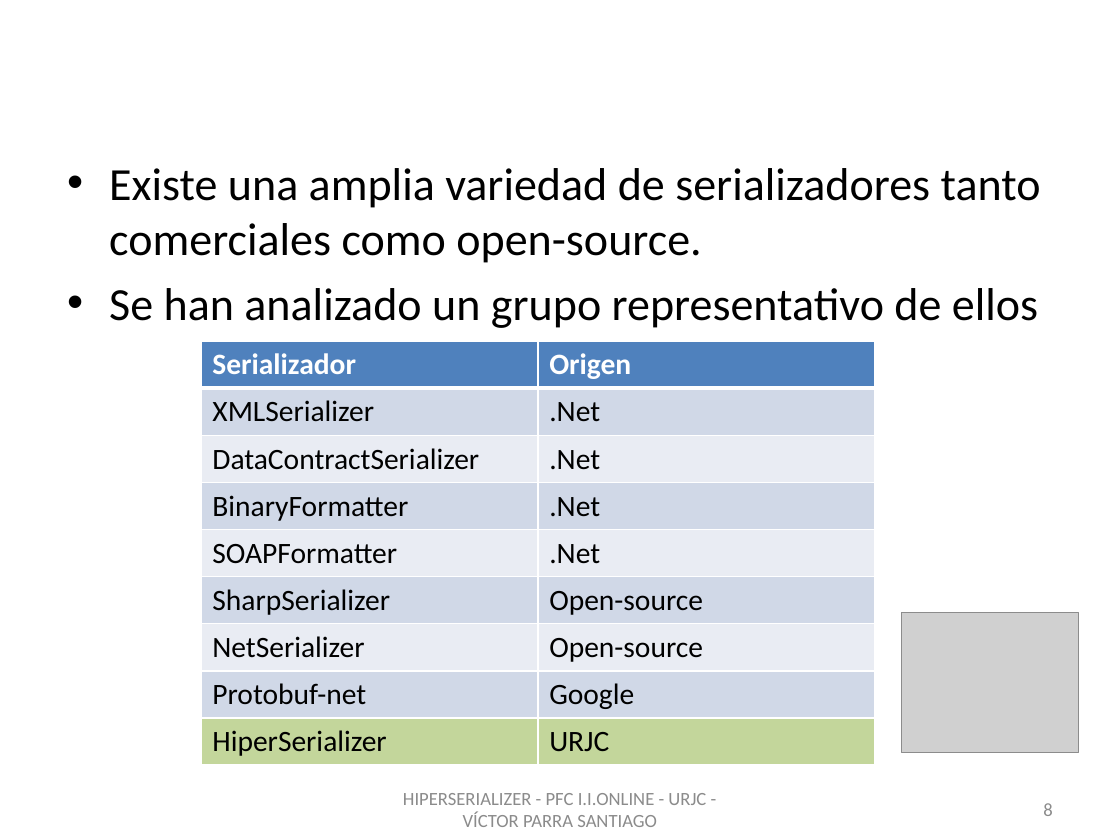
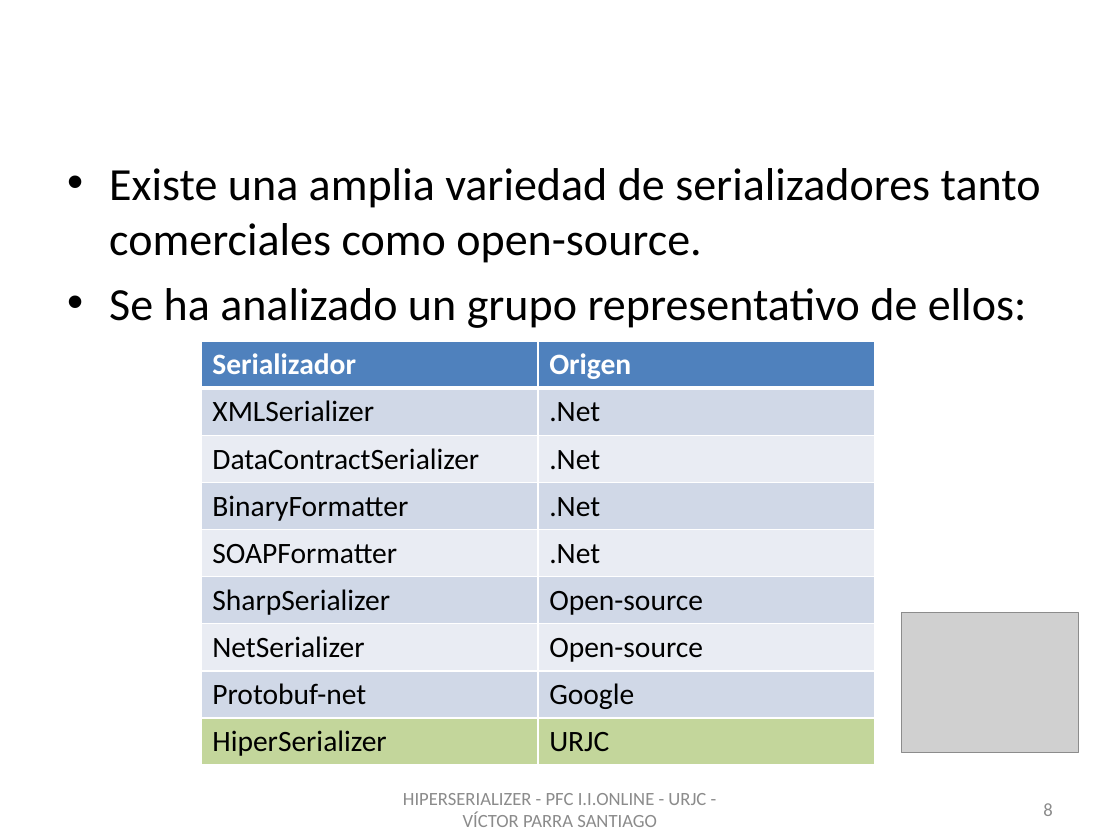
Before and after one commit to vitiparra/ProyectoFinDeCarrera, a slide deck: slide 8 of Memoria/PFC HiperSerializer.pptx. Drawn at 1120x840 pixels with LibreOffice and Linux fonts; fonts in the diff are those of the drawing; grey boxes stand for pictures; background and template pictures are left out. Boxes give left, top, right and bottom in pixels: in the first picture for what was removed or moved away, otherwise in the second. Text is boxed around its words. In the diff, an @@ line names an element or a change of style, - is before the commit and + after.

```diff
--- a/Memoria/PFC HiperSerializer.pptx
+++ b/Memoria/PFC HiperSerializer.pptx
@@ text at <box>109,288,1027,328</box>: text changed @@
-• Se han analizado un grupo representativo de ellos
+• Se ha analizado un grupo representativo de ellos:
```
Also in this commit, not shown: 11 other slides changed, 33 slides added, 7 slides removed, 1 other file.
